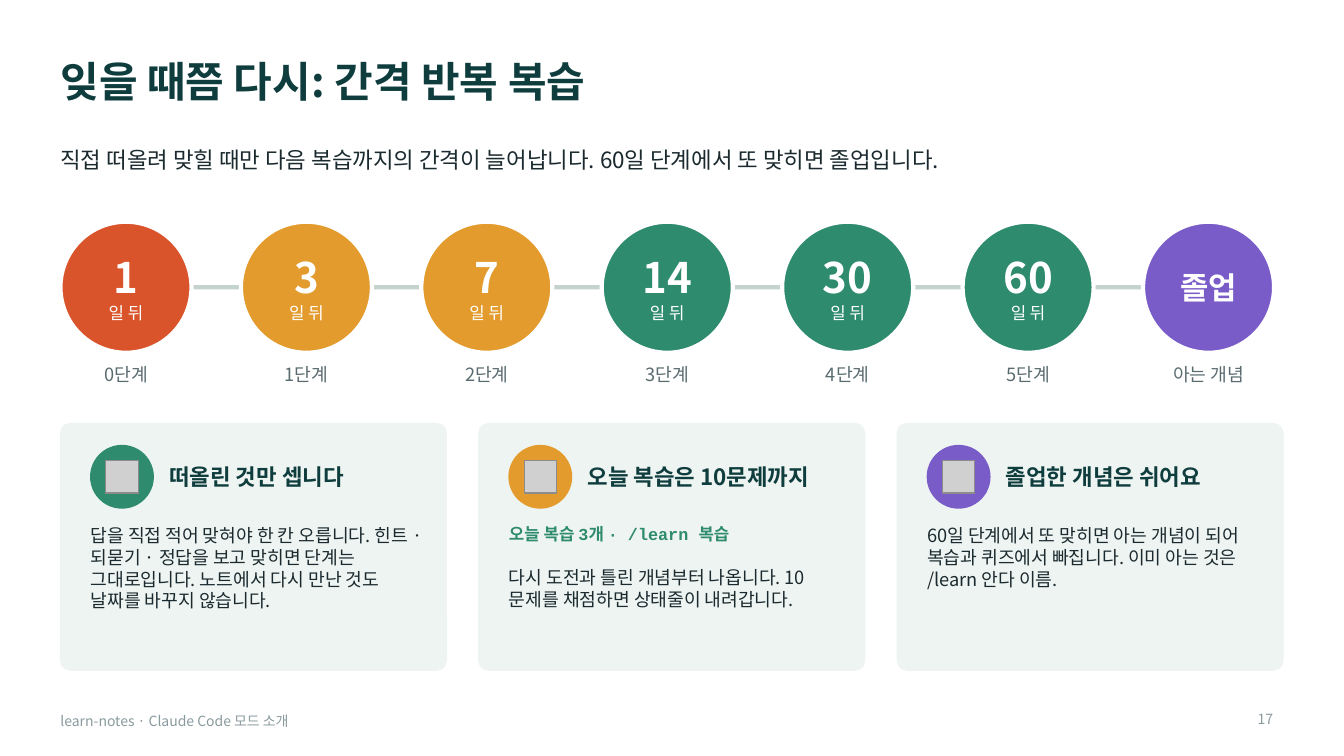
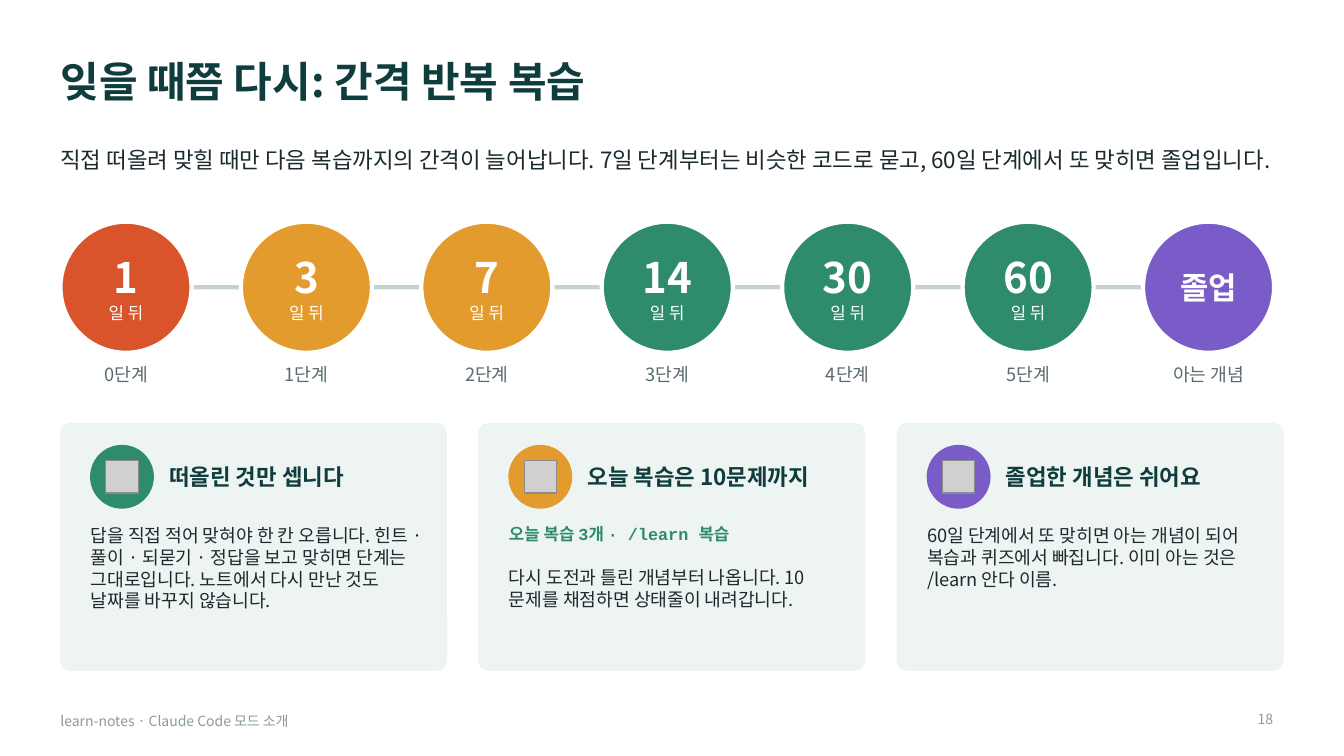
Before and after one commit to Owen-YC/learn-notes, a slide deck: slide 18 of docs/team/learn-notes-intro.pptx (slide 17 before the commit). Drawn at 1344x756 pixels with LibreOffice and Linux fonts; fonts in the diff are those of the drawing; grey boxes stand for pictures. Boxes give left, top, right and bottom in pixels: in the first picture for what was removed or moved away, otherwise in the second. Text is boxed around its words. In the diff, an @@ line names an element or a change of style, - is before the commit and + after.

```diff
--- a/docs/team/learn-notes-intro.pptx
+++ b/docs/team/learn-notes-intro.pptx
@@ text at (60,149,1270,172): text changed @@
-직접 떠올려 맞힐 때만 다음 복습까지의 간격이 늘어납니다. 60일 단계에서 또 맞히면 졸업입니다.
+직접 떠올려 맞힐 때만 다음 복습까지의 간격이 늘어납니다. 7일 단계부터는 비슷한 코드로 묻고, 60일 단계에서 또 맞히면 졸업입니다.
@@ text at (91,527,408,609): text changed @@
-답을 직접 적어 맞혀야 한 칸 오릅니다. 힌트 · 되묻기 · 정답을 보고 맞히면 단계는 그대로입니다. 노트에서 다시 만난 것도 날짜를 바꾸지 않습니다.
+답을 직접 적어 맞혀야 한 칸 오릅니다. 힌트 · 풀이 · 되묻기 · 정답을 보고 맞히면 단계는 그대로입니다. 노트에서 다시 만난 것도 날짜를 바꾸지 않습니다.
@@ page number at (1258,713,1274,724): text changed @@
-17
+18
```
Also in this commit, not shown: 16 other slides changed, 2 slides added, 22 other files.
